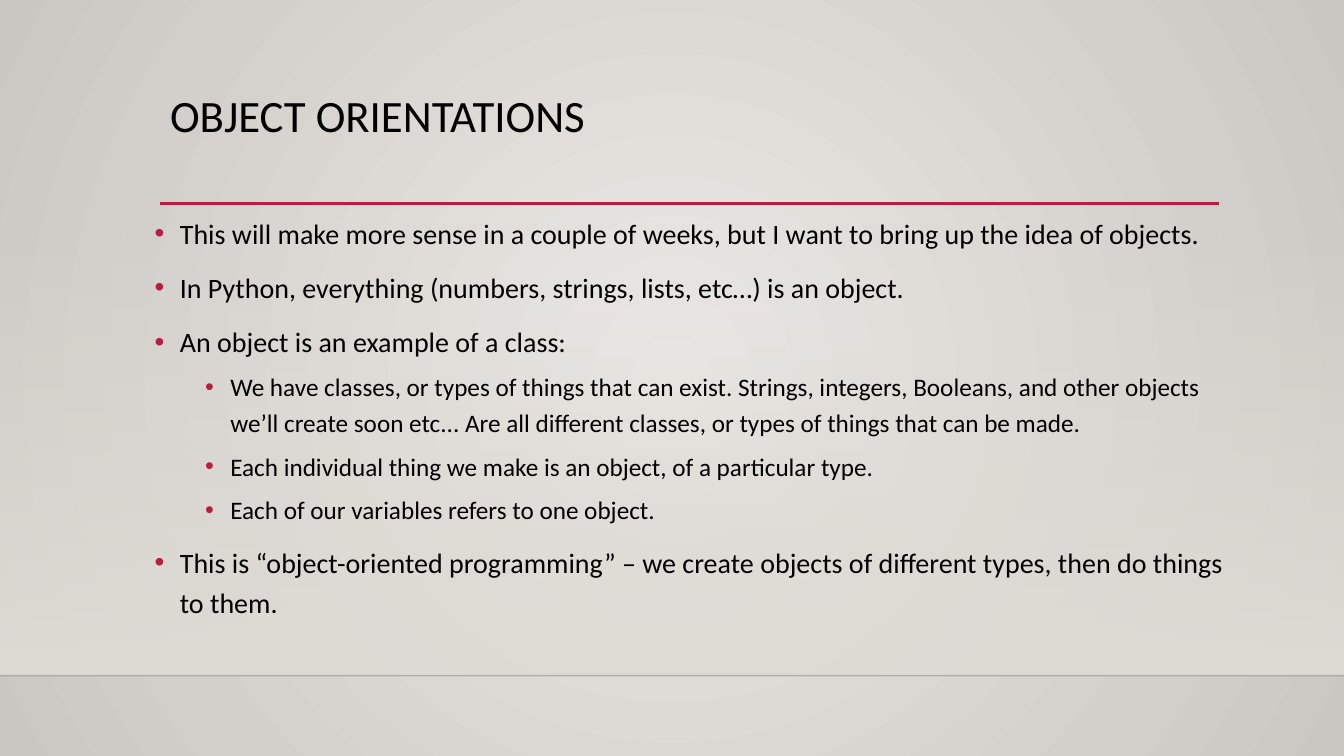
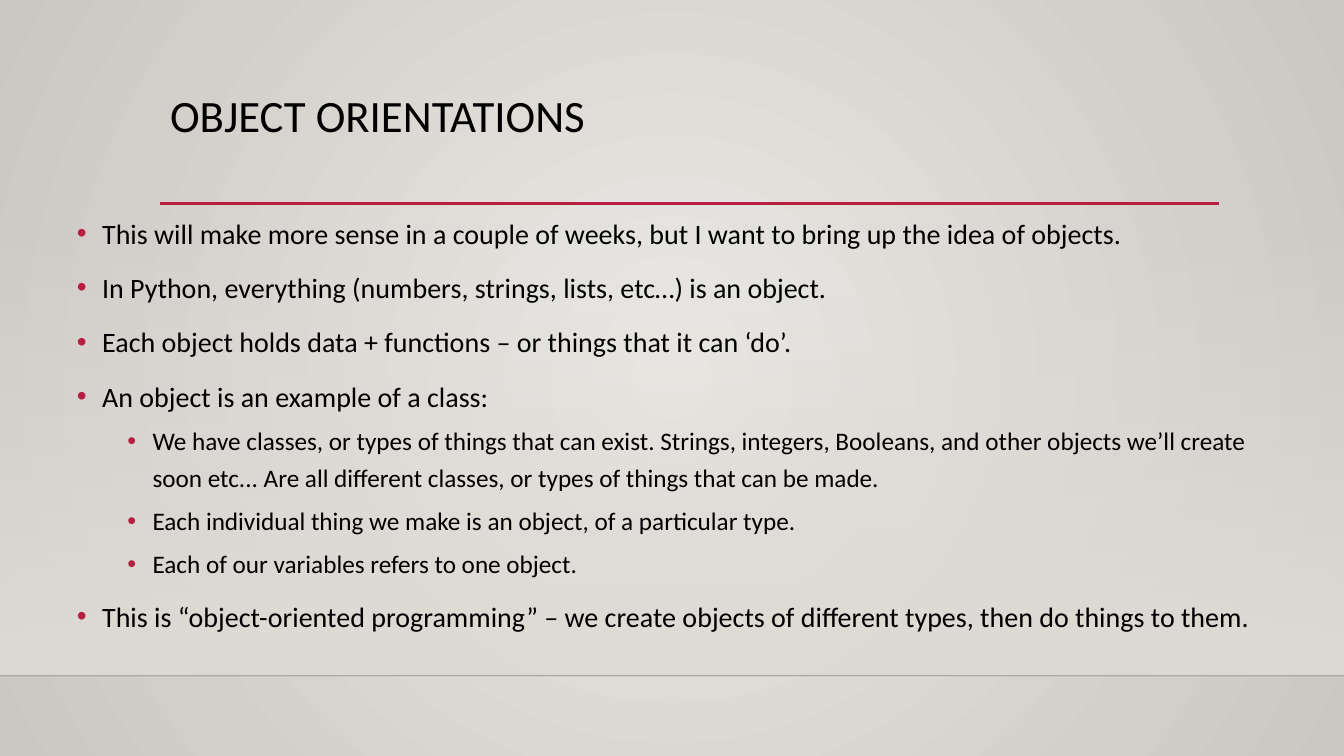
Before and after one commit to AkeemSemperDataScience/Programming_Basics_for_Machine_Learning_Students, a slide deck: slide 8 of reference_material/slides/002_vars_and_control.pptx (slide 6 before the commit). Drawn at 1344x756 pixels with LibreOffice and Linux fonts; fonts in the diff are those of the drawing; background and template pictures are left out. Boxes give left, top, right and bottom in pixels: in the first picture for what was removed or moved away, otherwise in the second. Text is boxed around its words. In the diff, an @@ line names an element or a change of style, - is before the commit and + after.

```diff
--- a/reference_material/slides/002_vars_and_control.pptx
+++ b/reference_material/slides/002_vars_and_control.pptx
@@ text "This will make more sense ...": place and size @@
-text "This will make more sense ..." at [180, 224, 1222, 613]
+text "This will make more sense ..." at [102, 224, 1248, 632]
@@ text at [102, 332, 792, 357]: paragraph added @@
+• Each object holds data + functions – or things that it can ‘do’.
```
Also in this commit, not shown: 4 other slides changed, 11 slides added, 1 slide removed, 1 other file.
